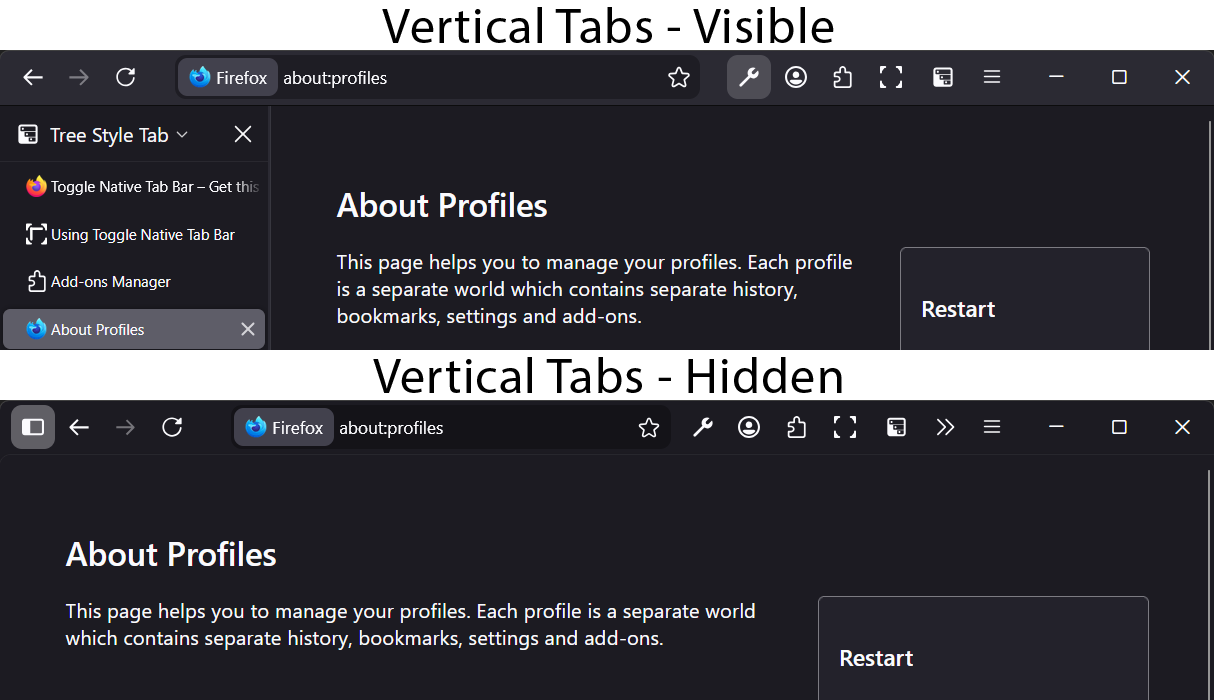
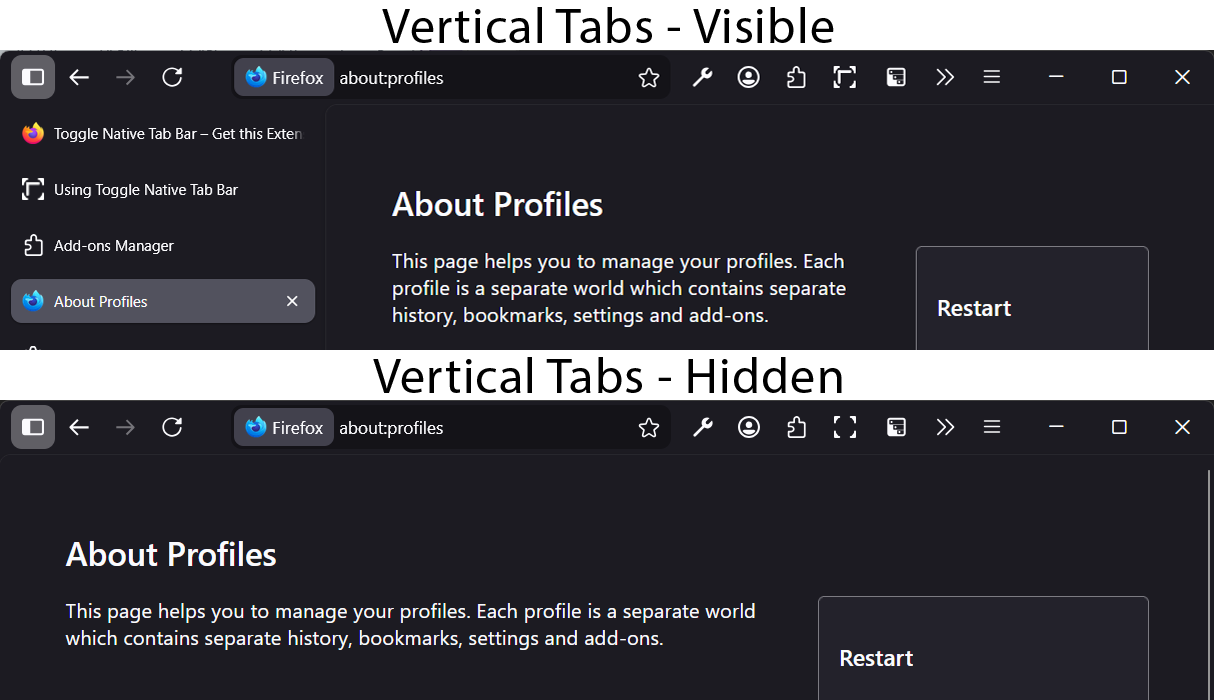
Before/after of a (1214, 700) layered artwork. What changed in the layer stack:
hid "Layer 1" over (x1=0, y1=50, x2=1214, y2=350)
added layer "Layer 3" above "Background" over (x1=0, y1=50, x2=1214, y2=350)
added layer "Background" over (x1=0, y1=50, x2=1214, y2=350)
